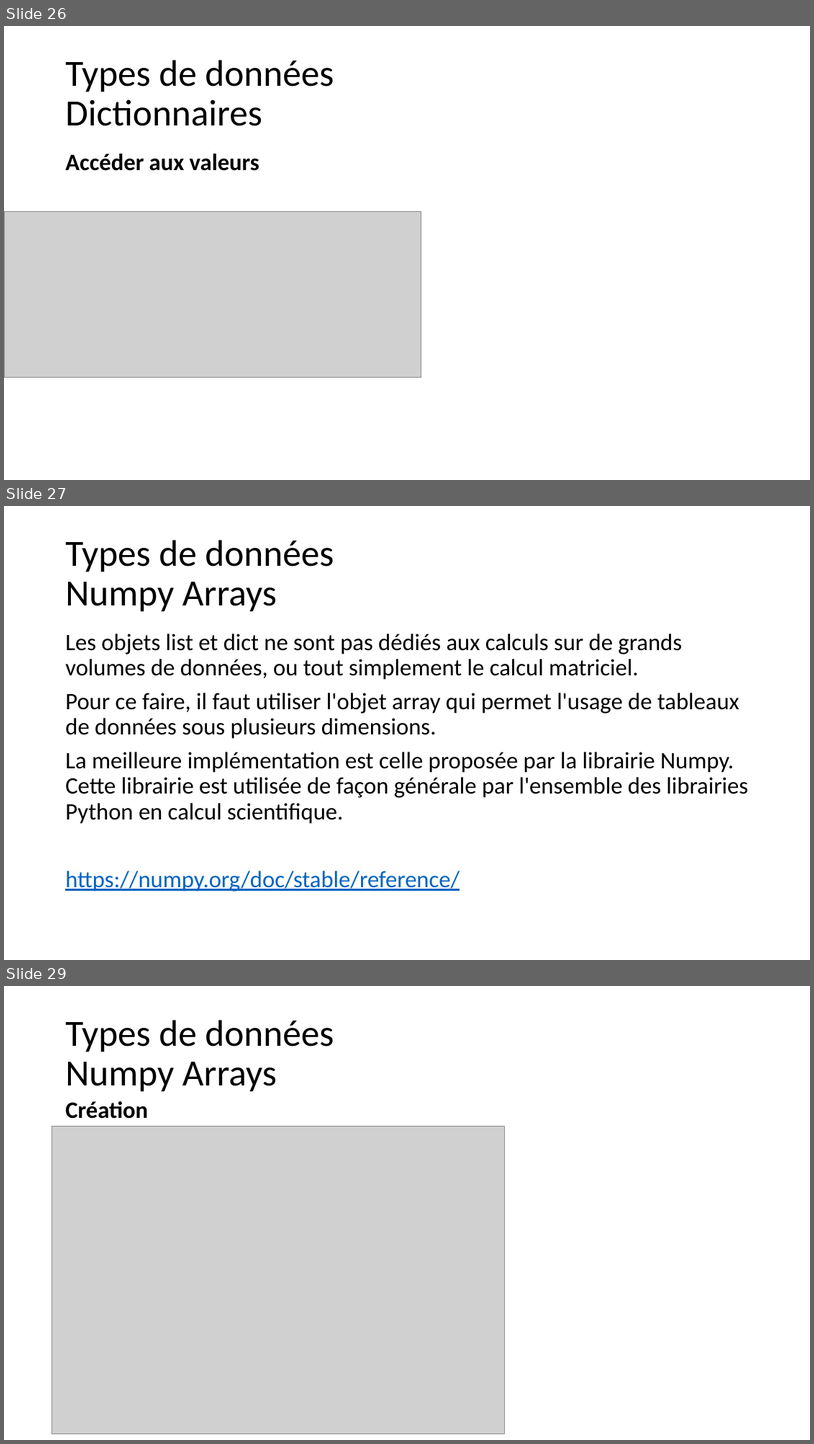
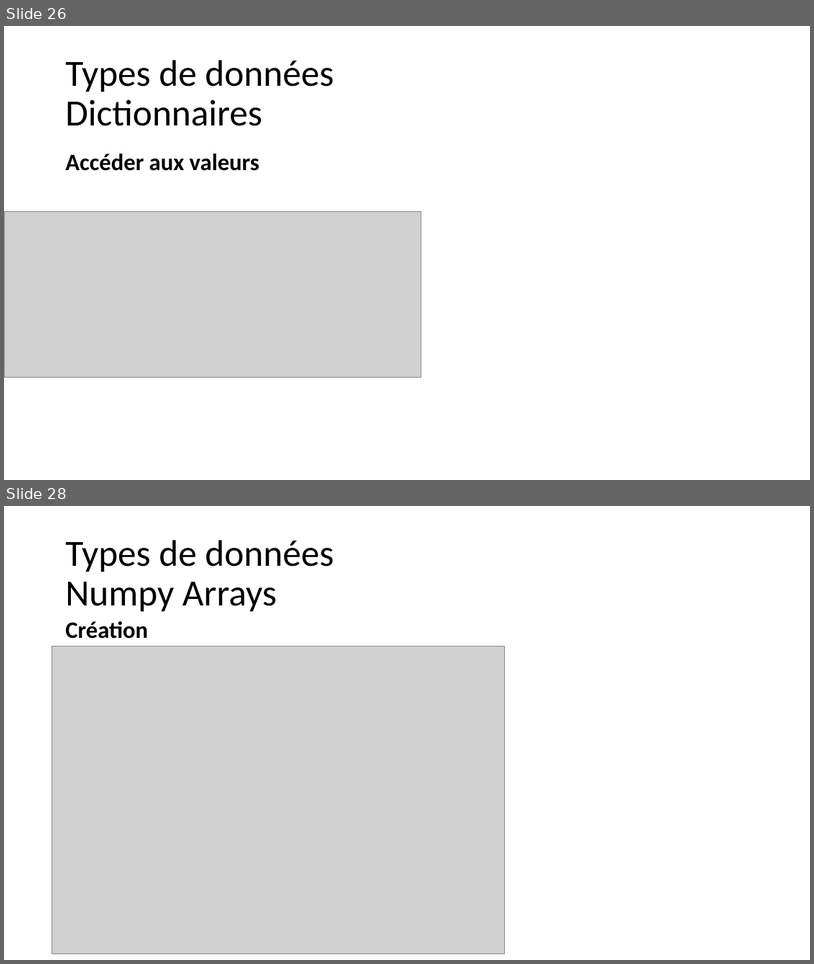
Before and after one commit to aubinthomas/Course, a slide deck: python_debutant/Formation Python débutant.pptx. Shown one above the other, each under a label of ours: slides 26, 27 and 29 before the commit, slides 26 and 28 after it; the slides between them are not shown. The pictures are 814x1444 and 814x964 pixels, drawn with LibreOffice and Linux fonts; fonts in the diff are those of the drawing; grey boxes stand for pictures. Boxes give left, top, right and bottom in pixels: in the first picture for what was removed or moved away, otherwise in the second. Text is boxed around its words. In the diff, an @@ line names an element or a change of style, - is before the commit and + after.

```diff
--- a/python_debutant/Formation Python débutant.pptx
+++ b/python_debutant/Formation Python débutant.pptx
@@ slide 27 removed at (x1=4, y1=506, x2=810, y2=960), background #FFFFFF @@
@@ title removed at (x1=65, y1=540, x2=334, y2=612) @@
-Types de données
-Numpy Arrays
@@ text removed at (x1=65, y1=633, x2=748, y2=891) @@
-Les objets list et dict ne sont pas dédiés aux calculs sur de grands volumes de données, ou tout simplement le calcul matriciel.
-Pour ce faire, il faut utiliser l'objet array qui permet l'usage de tableaux de données sous plusieurs dimensions.
-La meilleure implémentation est celle proposée par la librairie Numpy. Cette librairie est utilisée de façon générale par l'ensemble des librairies Python en calcul scientifique.
-https://numpy.org/doc/stable/reference/
@@ what was slide 29 is now slide 28 @@
```
Also in this commit, not shown: 6 slides changed.
